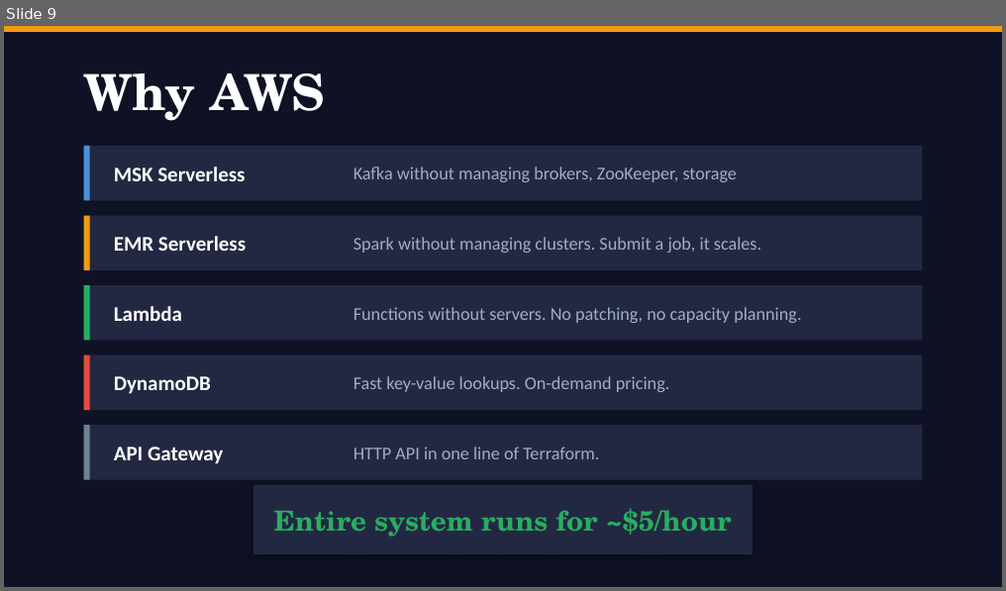
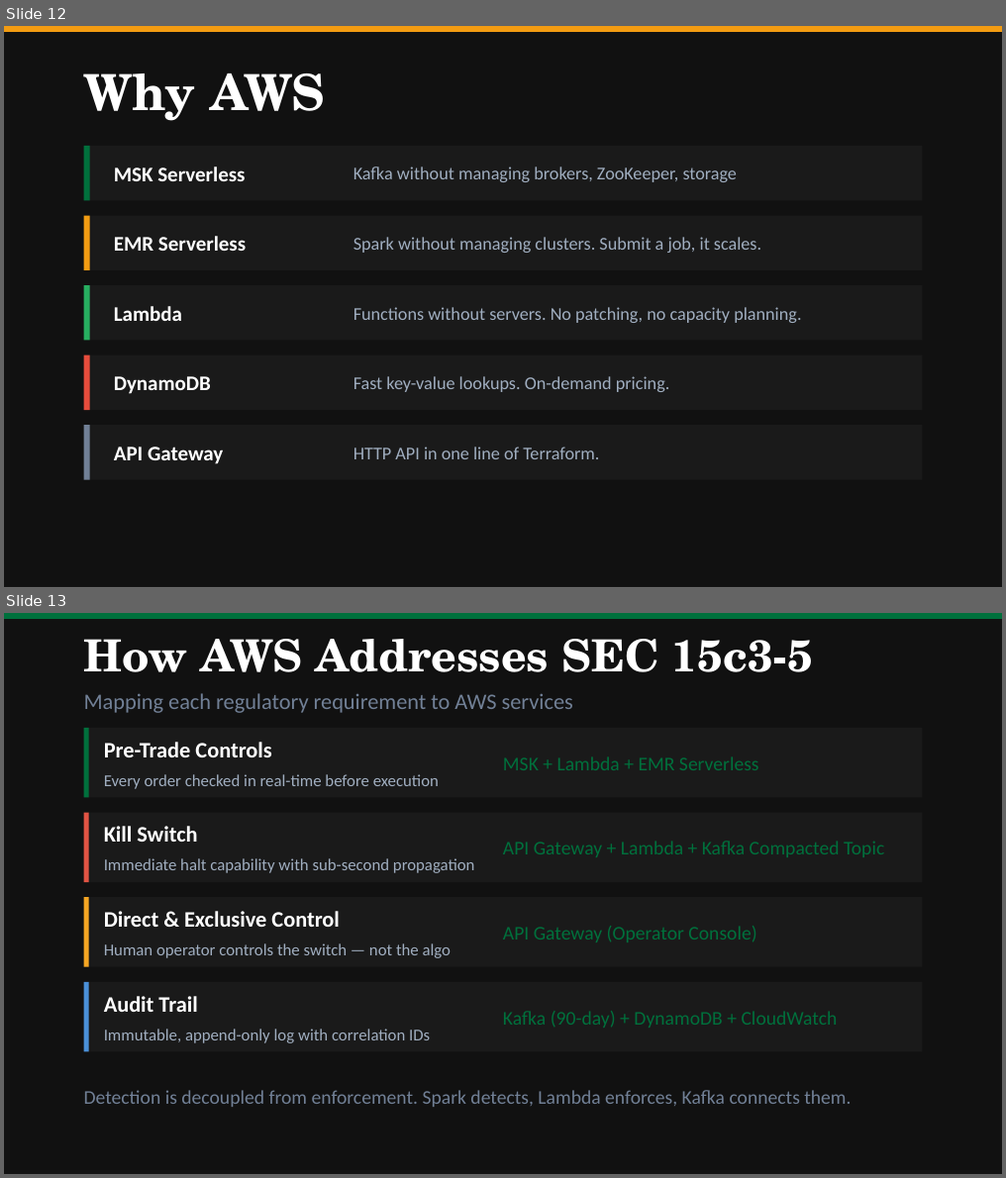
Before and after one commit to lukelittle/sec-15c3-5-market-access-controls-example, a slide deck: docs/presentation.pptx. Shown one above the other, each under a label of ours: slide 9 before the commit, slides 12 and 13 after it. The pictures are 1006x591 and 1006x1178 pixels, drawn with LibreOffice and Linux fonts; fonts in the diff are those of the drawing. Boxes give left, top, right and bottom in pixels: in the first picture for what was removed or moved away, otherwise in the second. Text is boxed around its words. In the diff, an @@ line names an element or a change of style, - is before the commit and + after.

Commit message:
Add live demo dashboard, update services, and clean up presentation files
- Add tools/dashboard/ with single-file Python web dashboard for live demos
- Add tools/demo.sh bash-based demo script
- Update Lambda service handlers and build scripts
- Update Terraform modules (VPC endpoints, IAM, MSK)
- Update Spark risk detector
- Remove presentation/ markdown files (consolidated into pptx)
- Add .venv/ to .gitignore

```diff
--- a/docs/presentation.pptx
+++ b/docs/presentation.pptx
@@ slide 13 added at <box>4,613,1002,1174</box>, background #111111 @@
@@ rectangle added at <box>4,613,1002,619</box>, fill #00703C @@
@@ text added at <box>84,639,814,672</box>, 32 pt, text #FFFFFF, bold @@
+How AWS Addresses SEC 15c3-5
@@ text added at <box>84,693,573,713</box>, 16 pt, text #718096 @@
+Mapping each regulatory requirement to AWS services
@@ rectangle added at <box>84,728,922,797</box>, fill #1A1A1A @@
@@ rectangle added at <box>84,728,89,797</box>, fill #00703C @@
@@ text added at <box>104,742,439,789</box>, 12 pt, text #A0AEC0 @@
+Pre-Trade Controls
+Every order checked in real-time before execution
@@ text added at <box>503,757,759,770</box>, 14 pt, text #00703C @@
+MSK + Lambda + EMR Serverless
@@ rectangle added at <box>84,813,922,882</box>, fill #1A1A1A @@
@@ rectangle added at <box>84,813,89,882</box>, fill #E25444 @@
@@ text added at <box>104,826,475,873</box>, 12 pt, text #A0AEC0 @@
+Kill Switch
+Immediate halt capability with sub-second propagation
@@ text added at <box>503,841,884,858</box>, 14 pt, text #00703C @@
+API Gateway + Lambda + Kafka Compacted Topic
@@ rectangle added at <box>84,897,922,967</box>, fill #1A1A1A @@
@@ rectangle added at <box>84,897,89,967</box>, fill #F5A623 @@
@@ text added at <box>104,911,450,959</box>, 12 pt, text #A0AEC0 @@
+Direct & Exclusive Control
+Human operator controls the switch — not the algo
@@ text added at <box>503,926,756,943</box>, 14 pt, text #00703C @@
+API Gateway (Operator Console)
@@ rectangle added at <box>84,982,922,1053</box>, fill #1A1A1A @@
@@ rectangle added at <box>84,982,89,1053</box>, fill #4A90D9 @@
@@ text added at <box>104,996,430,1044</box>, 12 pt, text #A0AEC0 @@
+Audit Trail
+Immutable, append-only log with correlation IDs
@@ text added at <box>503,1011,838,1028</box>, 14 pt, text #00703C @@
+Kafka (90-day) + DynamoDB + CloudWatch
@@ text added at <box>84,1090,850,1107</box>, 14 pt, text #718096 @@
+Detection is decoupled from enforcement. Spark detects, Lambda enforces, Kafka connects them.
@@ what was slide 9 is now slide 12 @@
@@ slide 12 changed as well @@
@@ background #0F1225 to #111111 @@
@@ rectangle at <box>84,146,90,200</box>: fill #4A90D9 to #00703C @@
@@ fill #232842 to #1A1A1A in 5 elements at <box>84,146,922,200</box>, <box>84,216,922,271</box>, <box>84,285,922,341</box>, <box>84,356,922,410</box>, <box>84,425,922,480</box> @@
@@ rectangle removed at <box>253,485,752,555</box> @@
@@ text removed at <box>274,508,732,537</box> @@
-Entire system runs for ~$5/hour
```
Also in this commit, not shown: 13 other slides changed, 6 other slides added, 1 slide removed, 32 other files.
